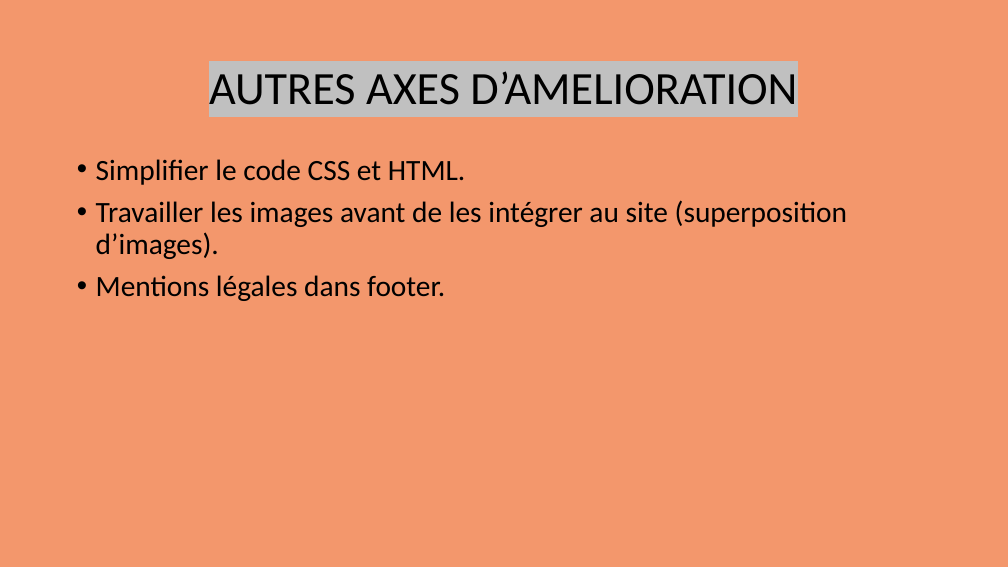
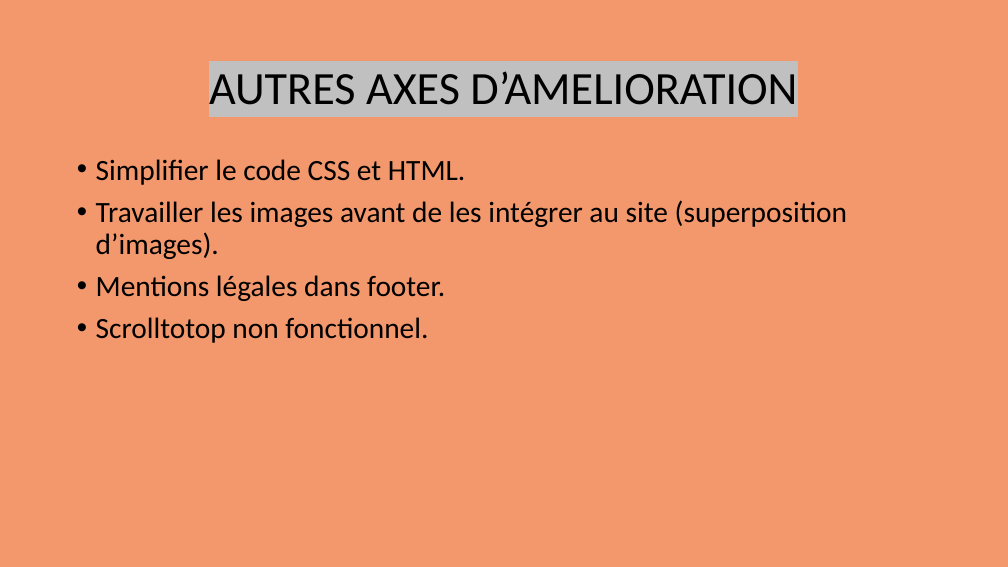
Before and after one commit to Dolfin07/projet4, a slide deck: slide 25 of AMELIORATION DU REFERENCEMENT.pptx. Drawn at 1008x567 pixels with LibreOffice and Linux fonts; fonts in the diff are those of the drawing. Boxes give left, top, right and bottom in pixels: in the first picture for what was removed or moved away, otherwise in the second. Text is boxed around its words. In the diff, an @@ line names an element or a change of style, - is before the commit and + after.

```diff
--- a/AMELIORATION DU REFERENCEMENT.pptx
+++ b/AMELIORATION DU REFERENCEMENT.pptx
@@ text at (x1=96, y1=317, x2=428, y2=343): paragraph added @@
+• Scrolltotop non fonctionnel.
```
Also in this commit, not shown: 3 other slides changed, 1 other file.
